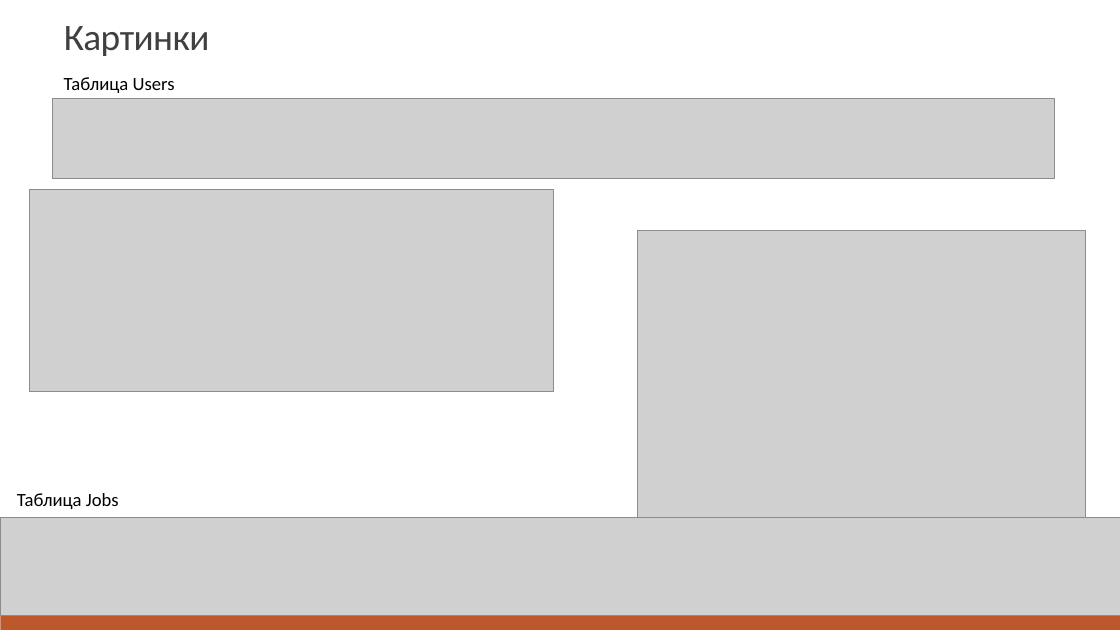
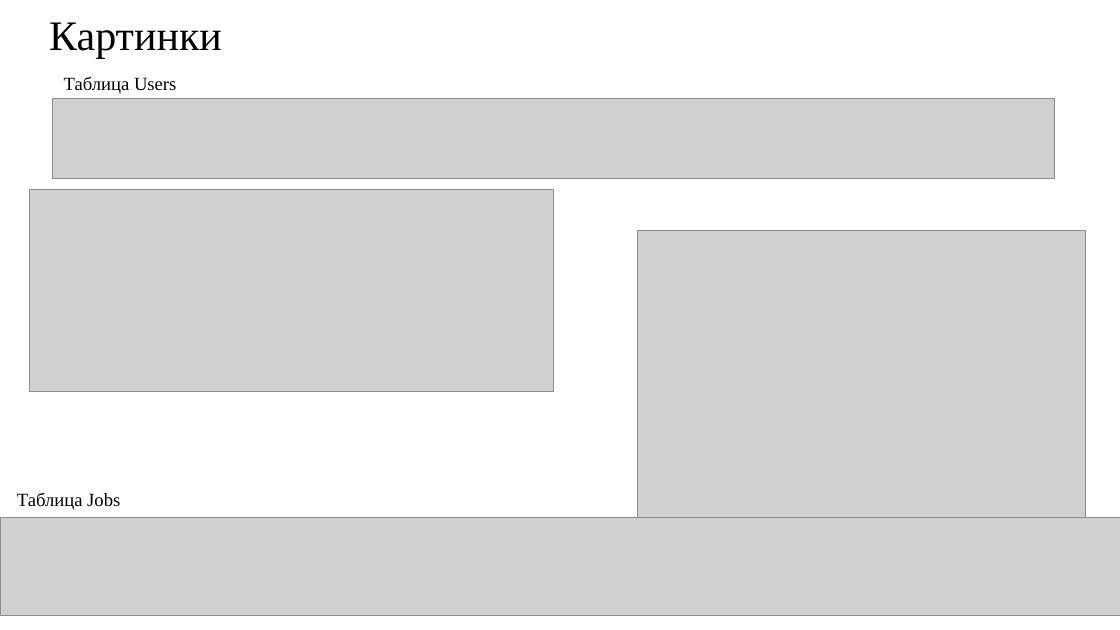
Before and after one commit to tsemkaloalena/web_project, a slide deck: slide 10 of Презентация.pptx (slide 9 before the commit). Drawn at 1120x630 pixels with LibreOffice and Linux fonts; fonts in the diff are those of the drawing; grey boxes stand for pictures. Boxes give left, top, right and bottom in pixels: in the first picture for what was removed or moved away, otherwise in the second. Text is boxed around its words. In the diff, an @@ line names an element or a change of style, - is before the commit and + after.

```diff
--- a/Презентация.pptx
+++ b/Презентация.pptx
@@ title "Картинки": place and size @@
-title "Картинки" at box(64, 26, 210, 56)
+title "Картинки" at box(49, 22, 222, 58)
@@ title "Картинки" at box(49, 22, 222, 58): size 32 to 36 pt, font Calibri to Times New Roman, text colour #404040 to #000000, letter spacing -0.5 to 0 pt; line spacing 0.85 to 1; vertical alignment bottom to middle @@
@@ text "Таблица Users" at box(64, 77, 176, 94): font Calibri to Times New Roman @@
@@ text "Таблица Jobs" at box(17, 493, 120, 510): font Calibri to Times New Roman @@
@@ rectangle removed at box(0, 588, 1120, 630) @@
```
Also in this commit, not shown: 10 other slides changed, 2 slides added, 1 slide removed, 2 other files.
